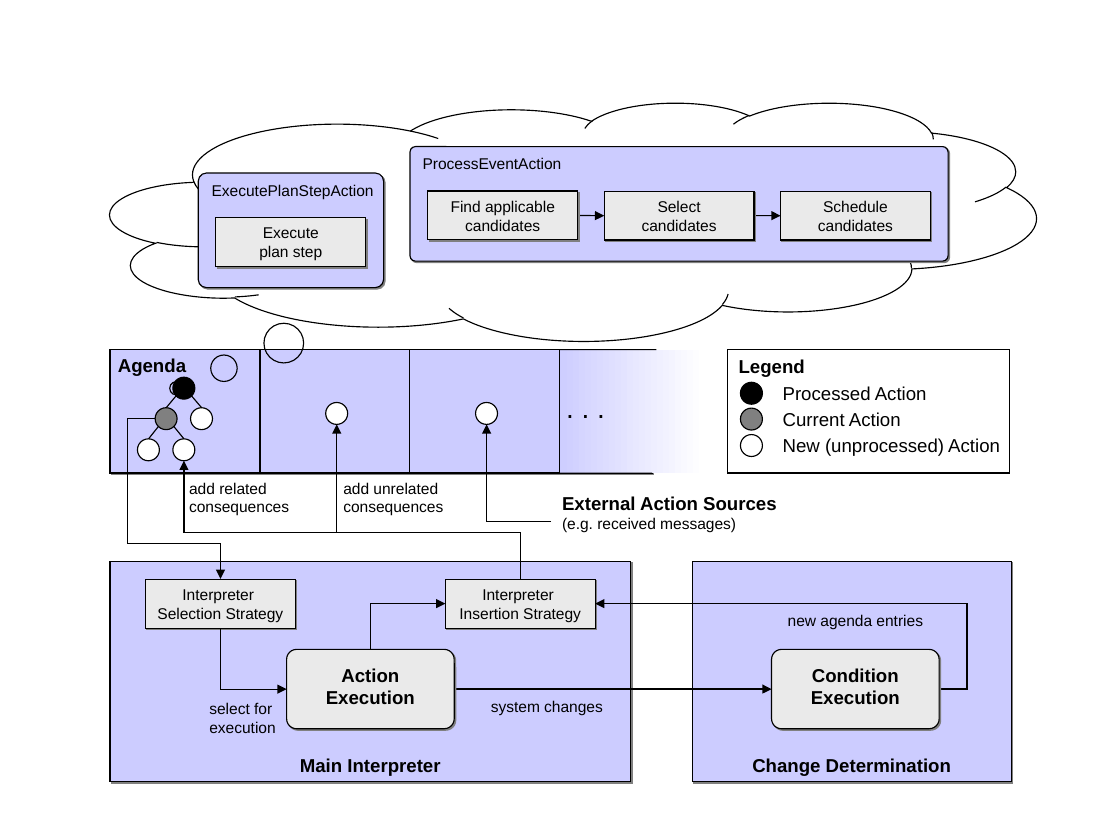
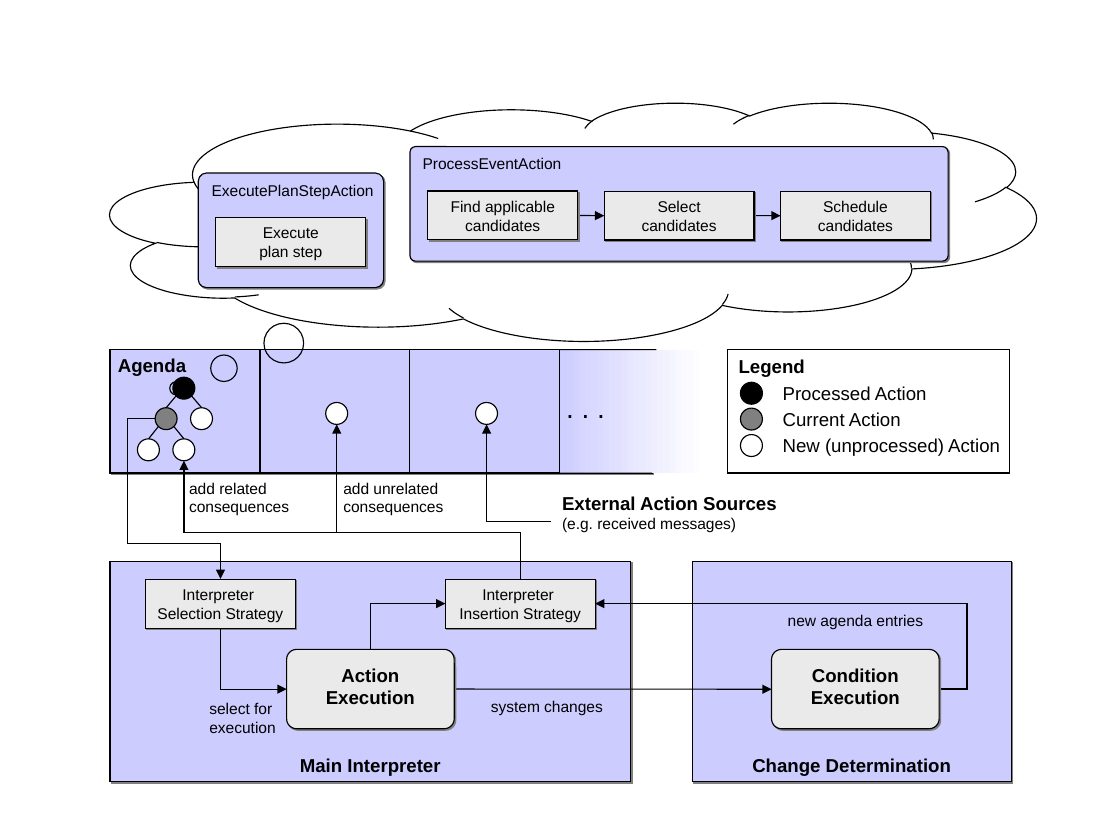
Before and after one commit to actoron/jadex, a slide deck: slide 44 of docs/images.ppt. Drawn at 1120x840 pixels with LibreOffice and Linux fonts; fonts in the diff are those of the drawing. Boxes give left, top, right and bottom in pixels: in the first picture for what was removed or moved away, otherwise in the second. Text is boxed around its words. In the diff, an @@ line names an element or a change of style, - is before the commit and + after.

```diff
--- a/docs/images.ppt
+++ b/docs/images.ppt
@@ elbow arrow (455, 689) - (772, 689): elbow arrow to arrow; route changed @@
```
Also in this commit, not shown: 34 other slides changed, 1 slide added.
